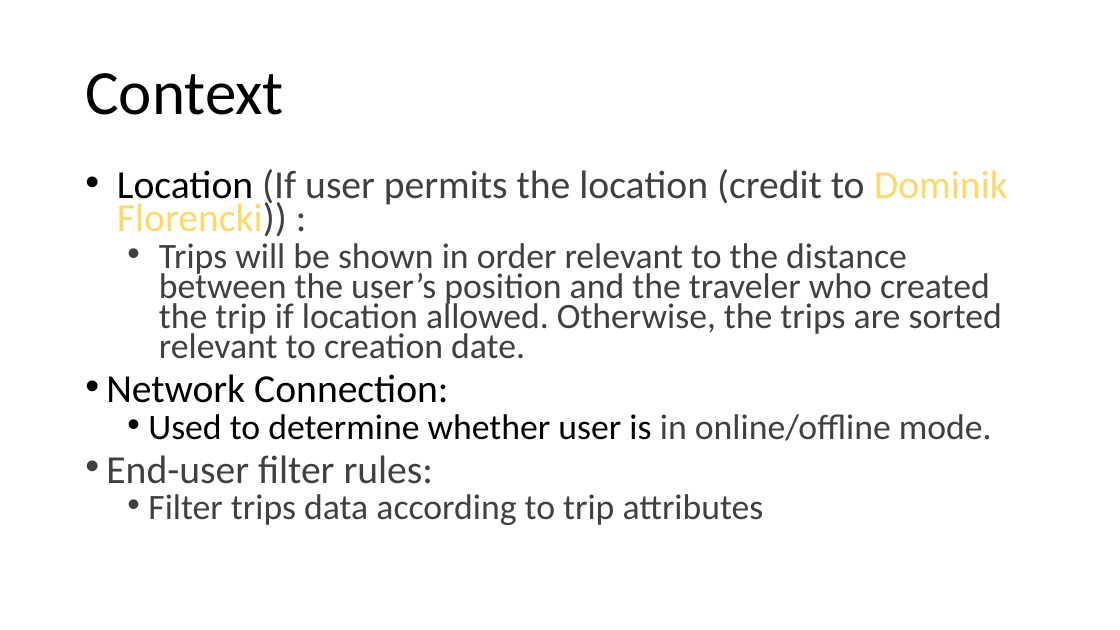
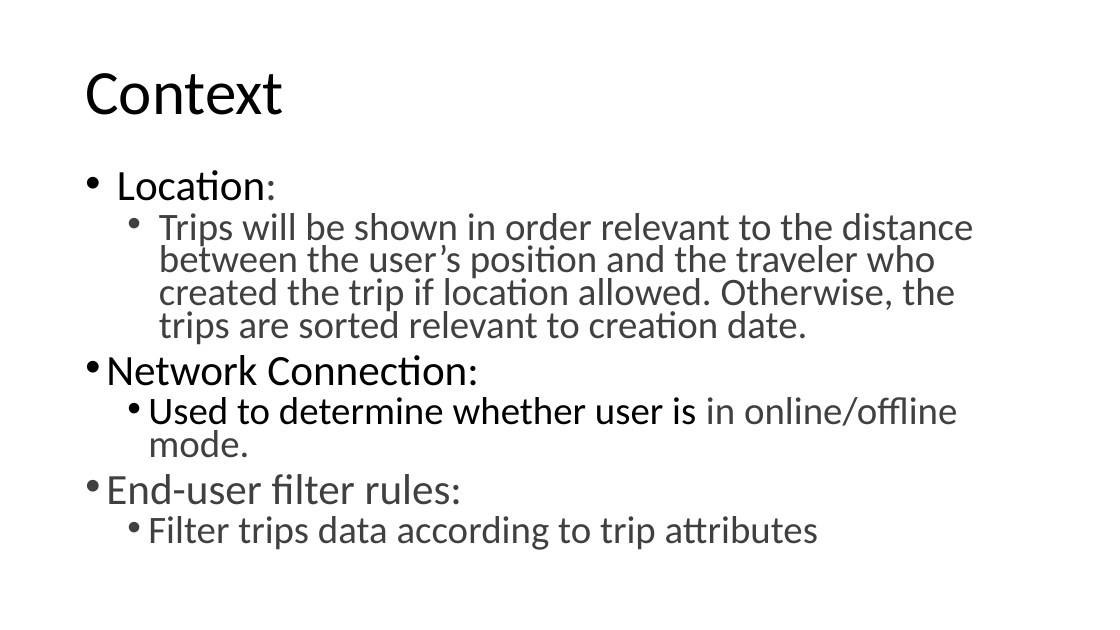
Before and after one commit to hussamdh0/package, a slide deck: slide 3 of docs/group09_2nd_modified.pptx. Drawn at 1120x630 pixels with LibreOffice and Linux fonts; fonts in the diff are those of the drawing. Boxes give left, top, right and bottom in pixels: in the first picture for what was removed or moved away, otherwise in the second. Text is boxed around its words. In the diff, an @@ line names an element or a change of style, - is before the commit and + after.

Commit message:
ppt to pdf presentation

```diff
--- a/docs/group09_2nd_modified.pptx
+++ b/docs/group09_2nd_modified.pptx
@@ text at bbox=[117, 170, 277, 201]: text changed; size 34 to 37 pt; text colour #404040 to #000000 @@
-• Location (If user permits the location (credit to Dominik Florencki)) :
+• Location:
@@ text at bbox=[106, 213, 973, 550]: size 30.6 to 33.3 pt in "Trips will be shown in order relevant ...", "Used to determine whether user is in ...", "Filter trips data according to trip attributes"; size 34 to 37 pt in "Network Connection:", "End-user filter rules:" @@
```
Also in this commit, not shown: 2 other files.
